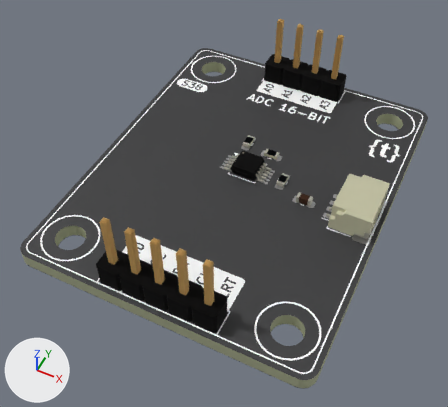
What one commit did to the glTF model assets/img/kit/s38.glb.
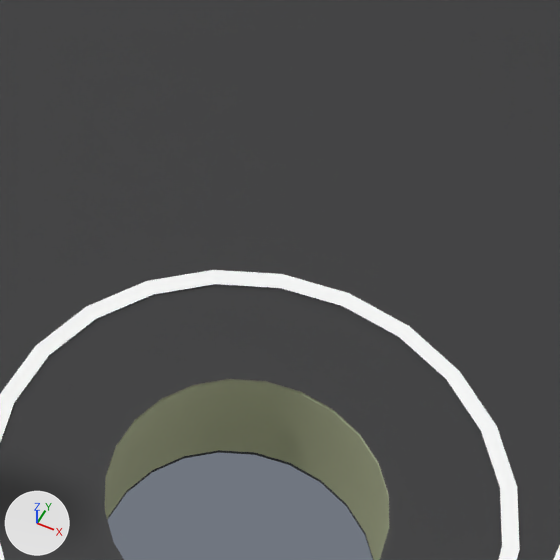
The first picture shows the older version from a 50 mm lens placed at (0.1358, -0.1646, 0.0513), pointed at (0.1157, -0.1244, 0.001). The close-ups show the older and then the newer version on the part from 57% to 73% of the width and 66% to 83% of the height of that picture. Only the edits that show in the close-ups are written down. The axes (+X, +Y, +Z) are drawn at lower left. The lights are the same throughout. Where no turn or scale is listed for an object, it has been applied to the vertices. Vertices at exactly the same position are counted once.

In view in the first close-up: '=>[0:1:1:11]', '=>[0:1:1:12]', '=>[0:1:1:13]', '=>[0:1:1:9]'.
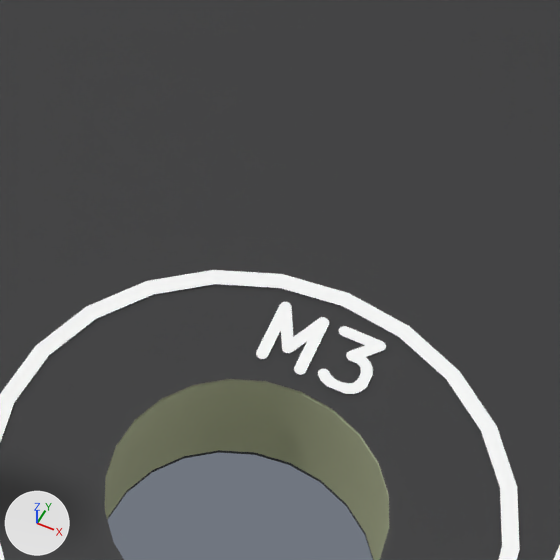
What differs and where, as boxes (x1, y1, x2, y2) in the close-ups (560 x 560 px):
part 1 of me_adc_silkscreen, added: after (318, 326, 386, 394)
part 2 of me_adc_silkscreen, added: after (256, 302, 329, 375)

The change in detail:
me_adc_silkscreen is used by ob_0_1_1_9; location (0.0, 0.0, 0.0).
me_adc_silkscreen had 2846 vertices, 2838 faces and spanned x 0.1005..0.1315, y -0.1395..-0.1005, z 0.0016.
me_adc_silkscreen now has 3406 vertices, 3382 faces and spans x 0.1005..0.1315, y -0.1395..-0.1005, z 0.0016.
me_adc_silkscreen part 1: a new loose piece of 75 vertices spanning x 0.1281..0.1287, y -0.1342..-0.1334, z 0.0016, in mat_mat_11 (white #fbfbfb).
me_adc_silkscreen part 2: a new loose piece of 65 vertices spanning x 0.1273..0.128, y -0.1342..-0.1334, z 0.0016, in mat_mat_11 (white #fbfbfb).
Other edits to the shape of me_adc_silkscreen do not show in these pictures.
